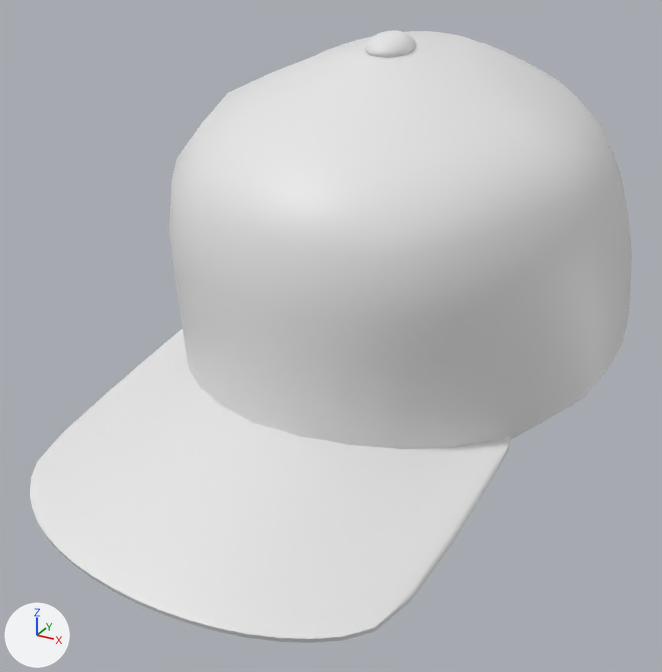
The glTF model models/02_americano.glb, before and after one commit.
One viewpoint serves both versions: a 50 mm lens placed at (0.135, -0.274, 0.193), pointed at (-0.014, -0.002, 0.057). The lights are fixed; the arrows at lower left show +X, +Y and +Z. Where no turn or scale is listed for an object, it has been applied to the vertices.

Objects in the first picture: 'aba_cima', 'corpo', 'frente'.
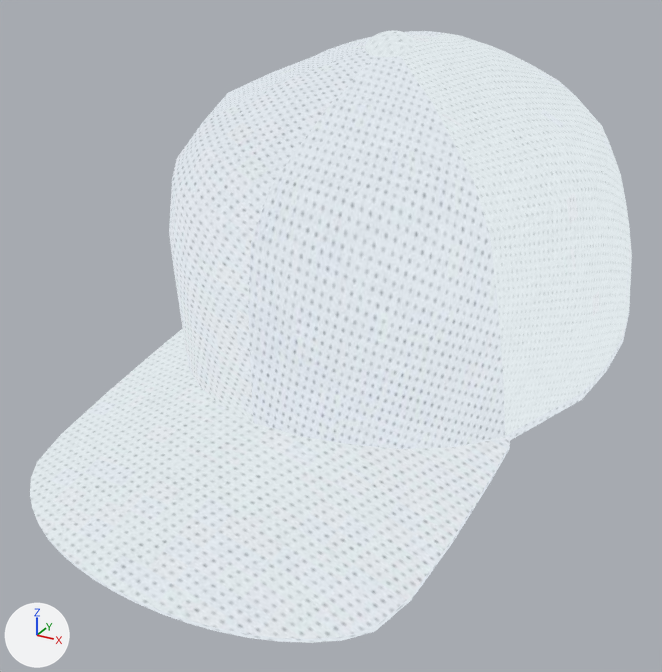
Location of each change, [x1, y1, x2, y2] in pixels of the pictures (662 x 672 px):
'frente', surface changed (grey to white): [169, 51, 505, 449] in both
'aba_cima', surface changed: [30, 329, 510, 643] in both
'corpo', surface changed (grey to white): [202, 30, 632, 449] in both

Diff of the bpy script that builds the scene:
```diff
--- a/models/02_americano.glb.py
+++ b/models/02_americano.glb.py
@@ img_poliester @@
+img_poliester = load_image('poliester', '_unpacked/poliester', 996, 665, 'sRGB')
@@ mat_materiais_001 @@
 mat_materiais_001 = bpy.data.materials.new('Materiais.001')
-# nodes: BsdfPrincipled, OutputMaterial
+# nodes: BsdfTransparent, Emission, LightPath, MixShader, OutputMaterial, TexImage
+# uses the picture img_poliester
@@ mat_materiais_002 @@
 mat_materiais_002 = bpy.data.materials.new('Materiais.002')
-# nodes: BsdfPrincipled, OutputMaterial
+# nodes: BsdfTransparent, Emission, LightPath, MixShader, OutputMaterial, TexImage
+# uses the picture img_poliester
@@ mat_materiais @@
 mat_materiais = bpy.data.materials.new('Materiais')
-# nodes: BsdfPrincipled, OutputMaterial
+# nodes: BsdfTransparent, Emission, LightPath, MixShader, OutputMaterial, TexImage
+# uses the picture img_poliester
```
